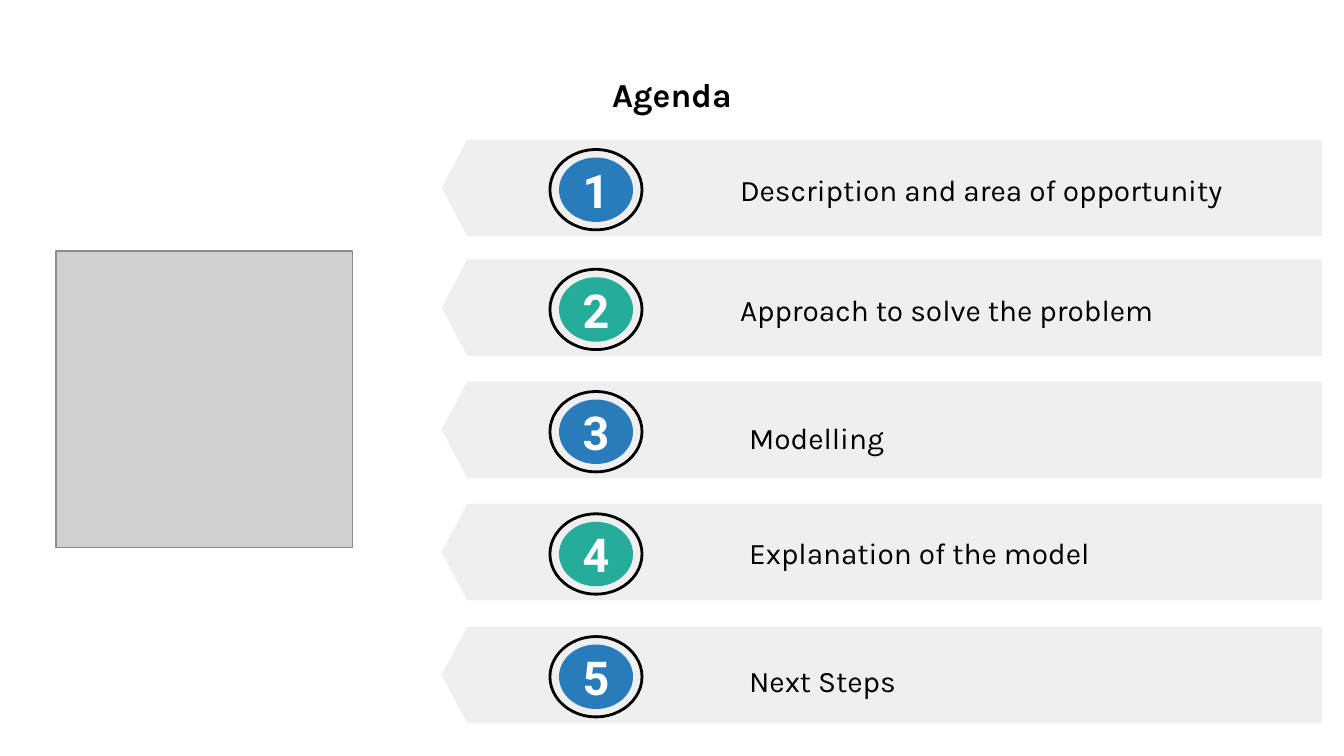
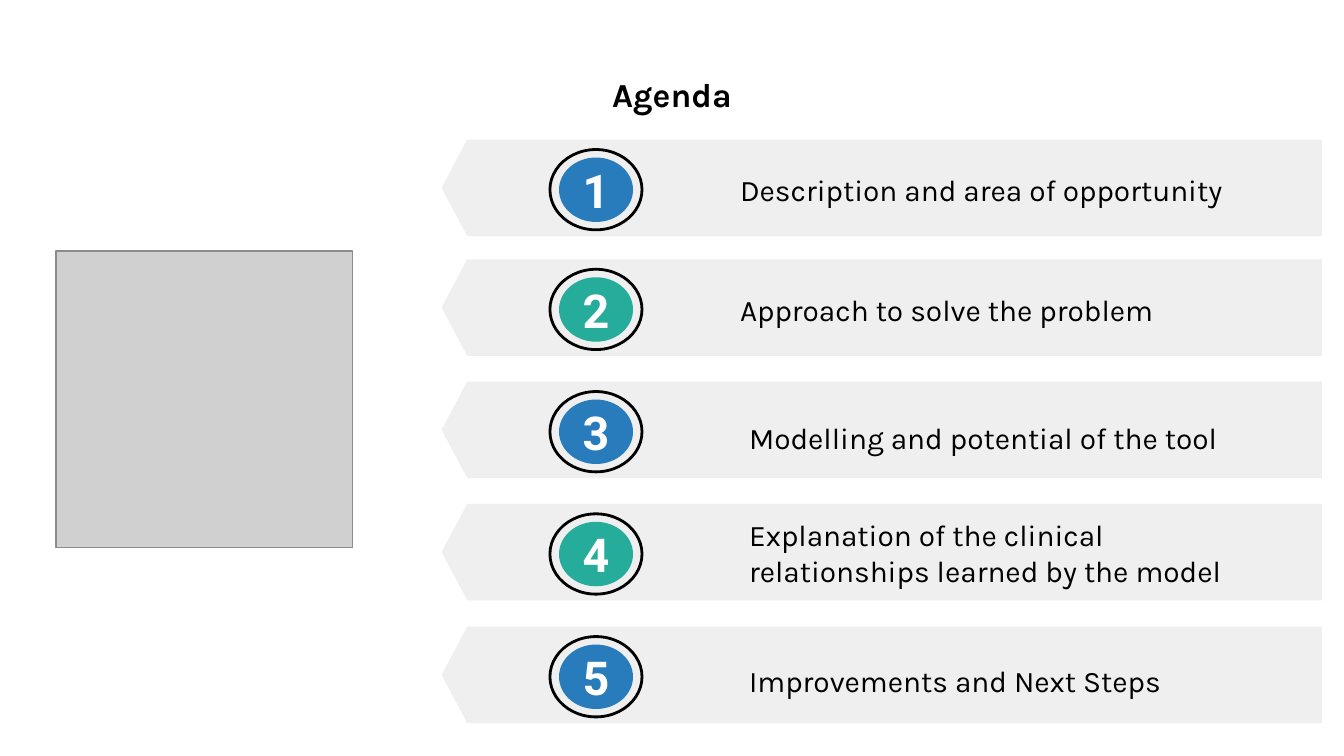
Before and after one commit to insomnium098/ChronicKidneyDiseaseChallenge, a slide deck: slide 2 of Slides.pptx. Drawn at 1344x756 pixels with LibreOffice and Linux fonts; fonts in the diff are those of the drawing; grey boxes stand for pictures. Boxes give left, top, right and bottom in pixels: in the first picture for what was removed or moved away, otherwise in the second. Text is boxed around its words. In the diff, an @@ line names an element or a change of style, - is before the commit and + after.

```diff
--- a/Slides.pptx
+++ b/Slides.pptx
@@ text at <box>749,428,1217,457</box>: text changed @@
-Modelling
+Modelling and potential of the tool
@@ text at <box>749,525,1221,589</box>: text changed @@
-Explanation of the model
+Explanation of the clinical relationships learned by the model
@@ text at <box>749,671,1161,699</box>: text changed @@
-Next Steps
+Improvements and Next Steps
```
Also in this commit, not shown: 8 other slides changed.
